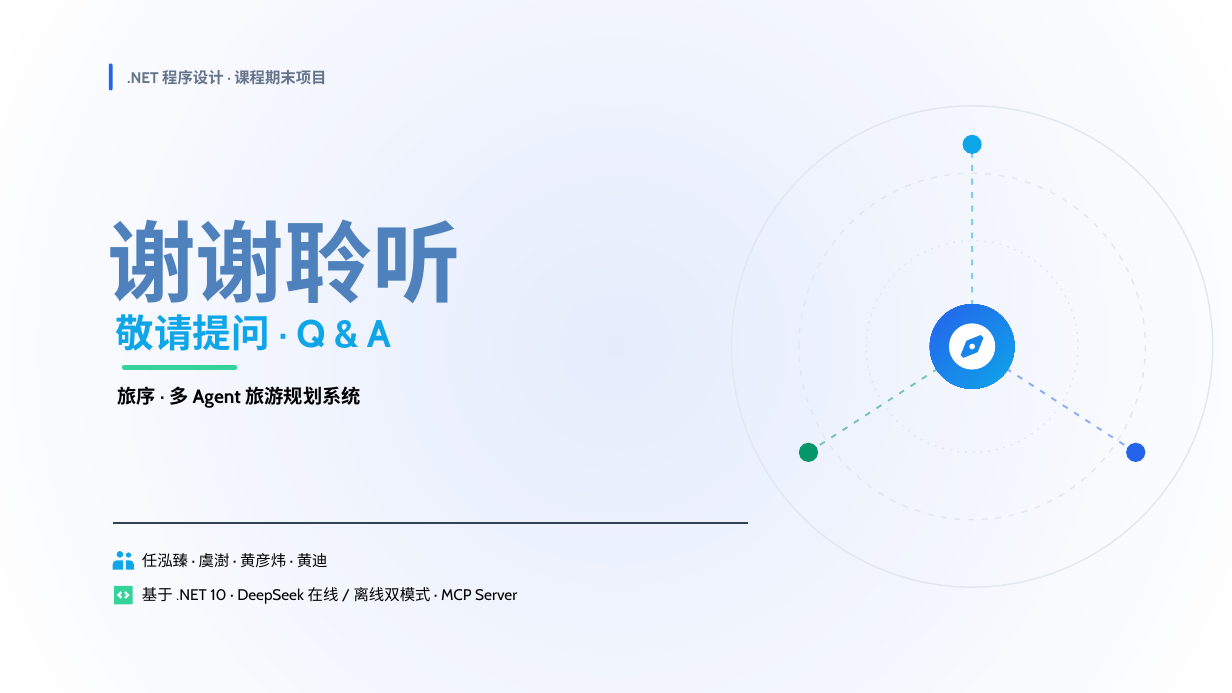
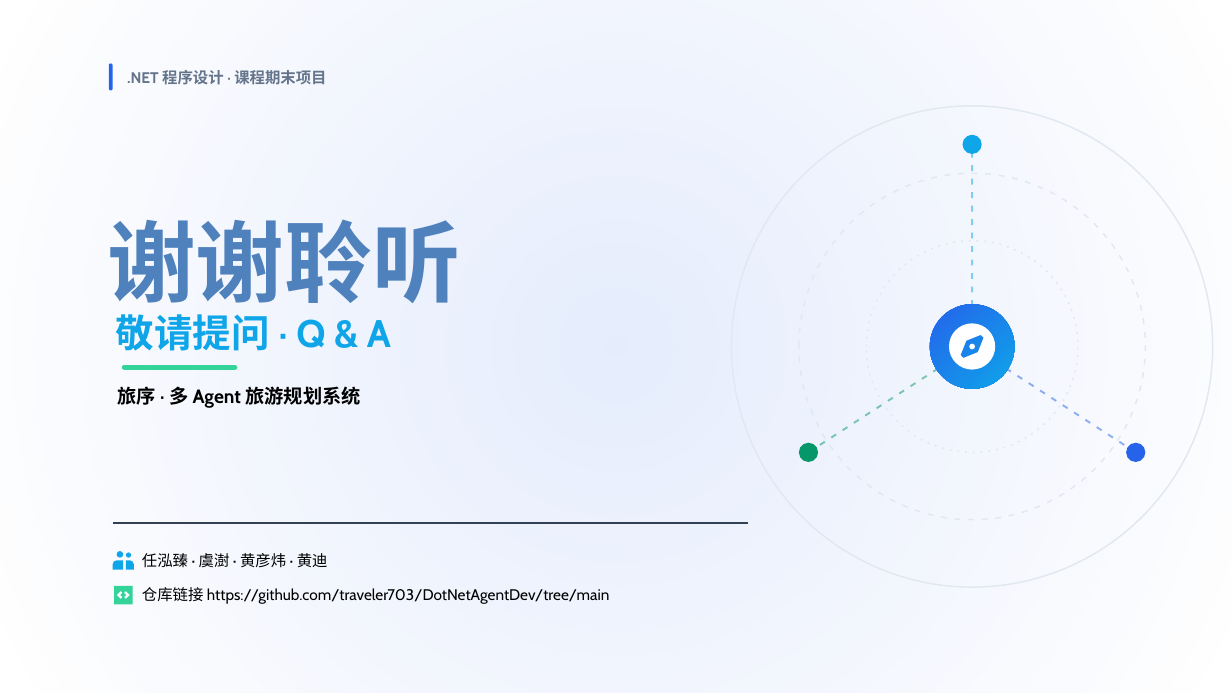
Before and after one commit to traveler703/DotNetAgentDev, a slide deck: slide 20 of docs/答辩演示.pptx. Drawn at 1232x693 pixels with LibreOffice and Linux fonts; fonts in the diff are those of the drawing. Boxes give left, top, right and bottom in pixels: in the first picture for what was removed or moved away, otherwise in the second. Text is boxed around its words. In the diff, an @@ line names an element or a change of style, - is before the commit and + after.

```diff
--- a/docs/答辩演示.pptx
+++ b/docs/答辩演示.pptx
@@ text at <box>142,587,609,604</box>: text changed @@
-基于 .NET 10 · DeepSeek 在线 / 离线双模式 · MCP Server
+仓库链接 https://github.com/traveler703/DotNetAgentDev/tree/main
```
Also in this commit, not shown: 11 other slides changed.
